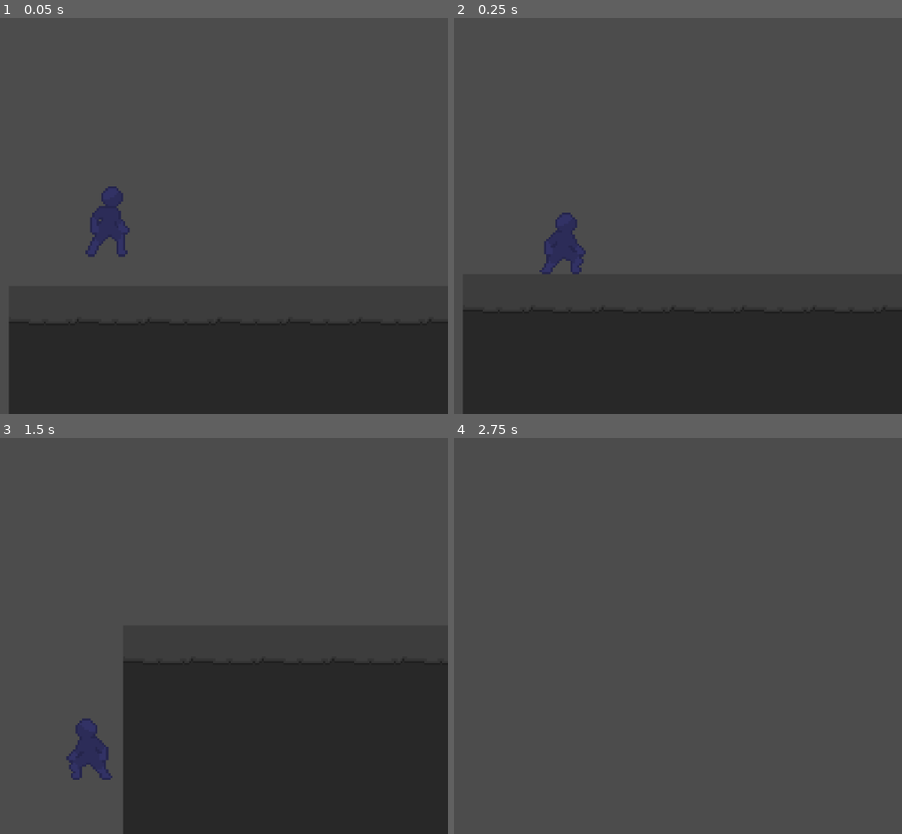
Above: before the commit, frames 1-4 (two rows, left to right).
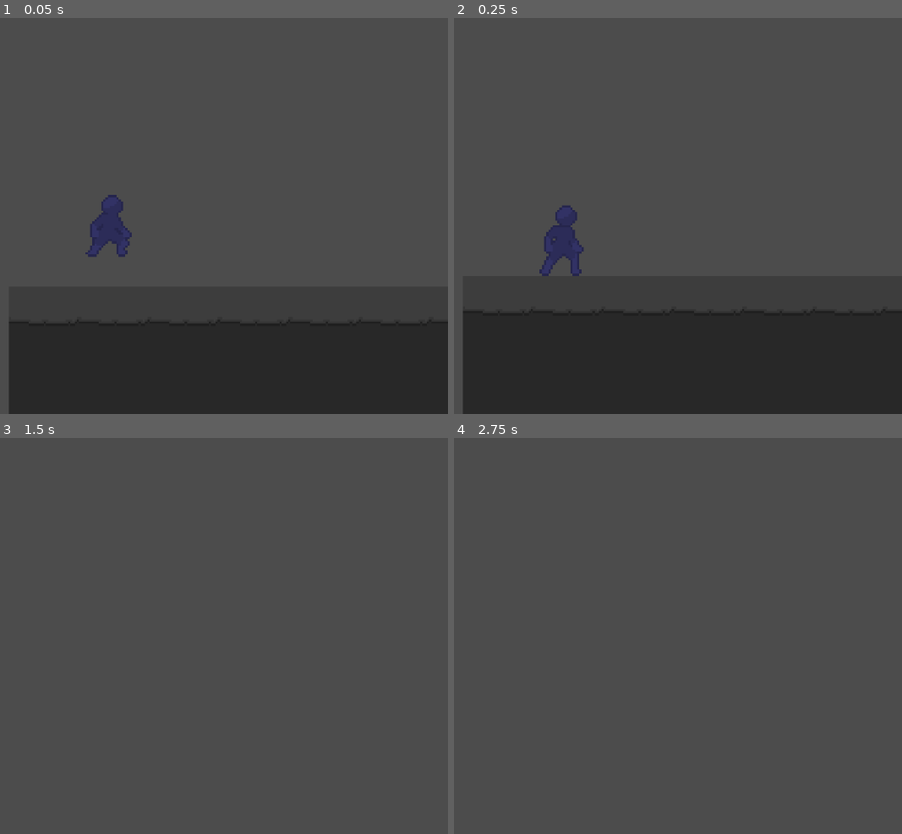
Above: after the commit, the same moments.

Repository: Arpixel/GameJam
Game: Godot game, scene res://Scenes/level0.tscn
The game is run twice, just before and just after one commit, with the same random seed, the same clock (stepped at 60 frames per second) and the same inputs.
Inputs:
- Up to frame 1 (0.05 s): no input
- Up to frame 2 (0.25 s): no input
- Up to frame 3 (1.5 s): hold A (A) 0.53-1.28 s; tap D (D) at 0.8, 1.35 s
- Up to frame 4 (2.75 s): tap Space (Space) at 1.55, 2.1 s; hold A (A) from 2.03 s (still down)

The runs differ from the first frame. In frame 1, 0.4% of the frame differs, in the area x 19-30%, y 42-61%; in frame 2, 0.3%; in frame 3, 32%, in the area x 14-100%, y 55-100%; in frame 4, nothing differs.

Commit message:
KarakterKodu

Diff:
--- a/Scenes/Player.tscn
+++ b/Scenes/Player.tscn
@@ -61,7 +61,7 @@
 
 [node name="AnimatedSprite" type="AnimatedSprite" parent="Player"]
 frames = SubResource( 11 )
-frame = 8
+frame = 3
 playing = true
 
 [node name="CollisionShape2D" type="CollisionShape2D" parent="Player"]
--- a/Scenes/level0.tscn
+++ b/Scenes/level0.tscn
@@ -1,10 +1,13 @@
-[gd_scene load_steps=6 format=2]
+[gd_scene load_steps=7 format=2]
 
 [ext_resource path="res://PixelArts/ZeminTaban.png" type="Texture" id=1]
 [ext_resource path="res://PixelArts/Zemin.png" type="Texture" id=2]
 [ext_resource path="res://Scenes/Player.tscn" type="PackedScene" id=3]
 
 [sub_resource type="ConvexPolygonShape2D" id=1]
+points = PoolVector2Array( 0, 0, 32, 0, 32, 32, 0, 32 )
+
+[sub_resource type="ConvexPolygonShape2D" id=2]
 points = PoolVector2Array( 0, 0, 32, 0, 32, 32, 0, 32 )
 
 [sub_resource type="TileSet" id=3]
@@ -39,9 +42,16 @@
 1/navigation_offset = Vector2( 0, 0 )
 1/shape_offset = Vector2( 0, 0 )
 1/shape_transform = Transform2D( 1, 0, 0, 1, 0, 0 )
+1/shape = SubResource( 2 )
 1/shape_one_way = false
-1/shape_one_way_margin = 0.0
-1/shapes = [  ]
+1/shape_one_way_margin = 1.0
+1/shapes = [ {
+"autotile_coord": Vector2( 0, 0 ),
+"one_way": false,
+"one_way_margin": 1.0,
+"shape": SubResource( 2 ),
+"shape_transform": Transform2D( 1, 0, 0, 1, 0, 0 )
+} ]
 1/z_index = 0
 
 [node name="level0" type="Node2D"]
--- a/Scripts/Player.gd
+++ b/Scripts/Player.gd
@@ -1,45 +1,33 @@
 extends KinematicBody2D
 
-var direction = Vector2()
+
 var velocity = Vector2()
-var speed = 100
-var gravity = 1000
-var jump_strength = 220
+var speed = 150
+var gravity = 15
+var jump_strength = -270
+var dir = 0
 
-func _ready():
-	pass
 
-func _physics_process(delta):
-	process_input()
-	update_movement(delta)
-	player_animation()
 
-func process_input():
-	direction = Vector2()
+func _process(delta):
 	if Input.is_action_pressed("D"):
-		direction.x += 1
+		dir = 1
+	else:
+		dir = 0
 	if Input.is_action_pressed("A"):
-		direction.x -= 1
+		dir = -1
+	if Input.is_action_pressed("ui_select") and is_on_floor():
+		velocity.y = jump_strength
 
-	if is_on_floor() and Input.is_action_just_pressed("Space"):
-		start_jump()
-		return
+	velocity.x = speed * dir
+	velocity.y += gravity
+	move_and_slide(velocity, Vector2.UP)
 
-func start_jump():
-	velocity.y = -jump_strength
 
-func update_movement(delta):
-	velocity.x = direction.x * speed
-	velocity.y += gravity * delta
-
-	velocity = move_and_slide(velocity, Vector2.UP)
-
-func player_animation():
-	if is_on_floor():
-		if direction.x != 0:
-			$AnimatedSprite.flip_h = (direction.x < 0)
-			$AnimatedSprite.play("Walk")
-		else:
-			$AnimatedSprite.play("Idle")
-	else:
-		$AnimatedSprite.play("Jump")
+func UpdateAnimation():
+	if dir == 1:
+		pass
+	if dir == 0:
+		$AnimatedSprite.play("default")
+	if dir == -1:
+		pass
